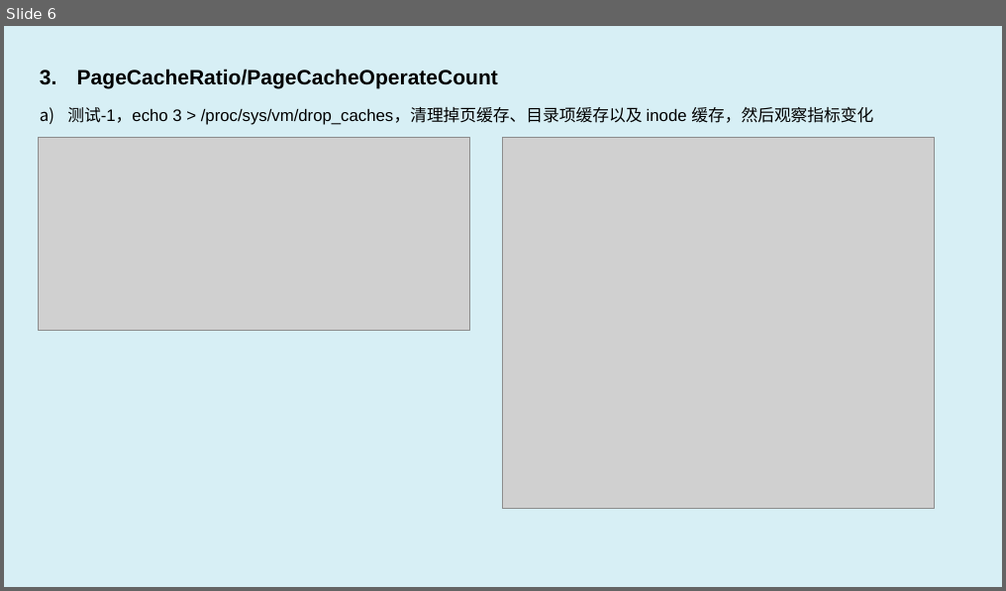
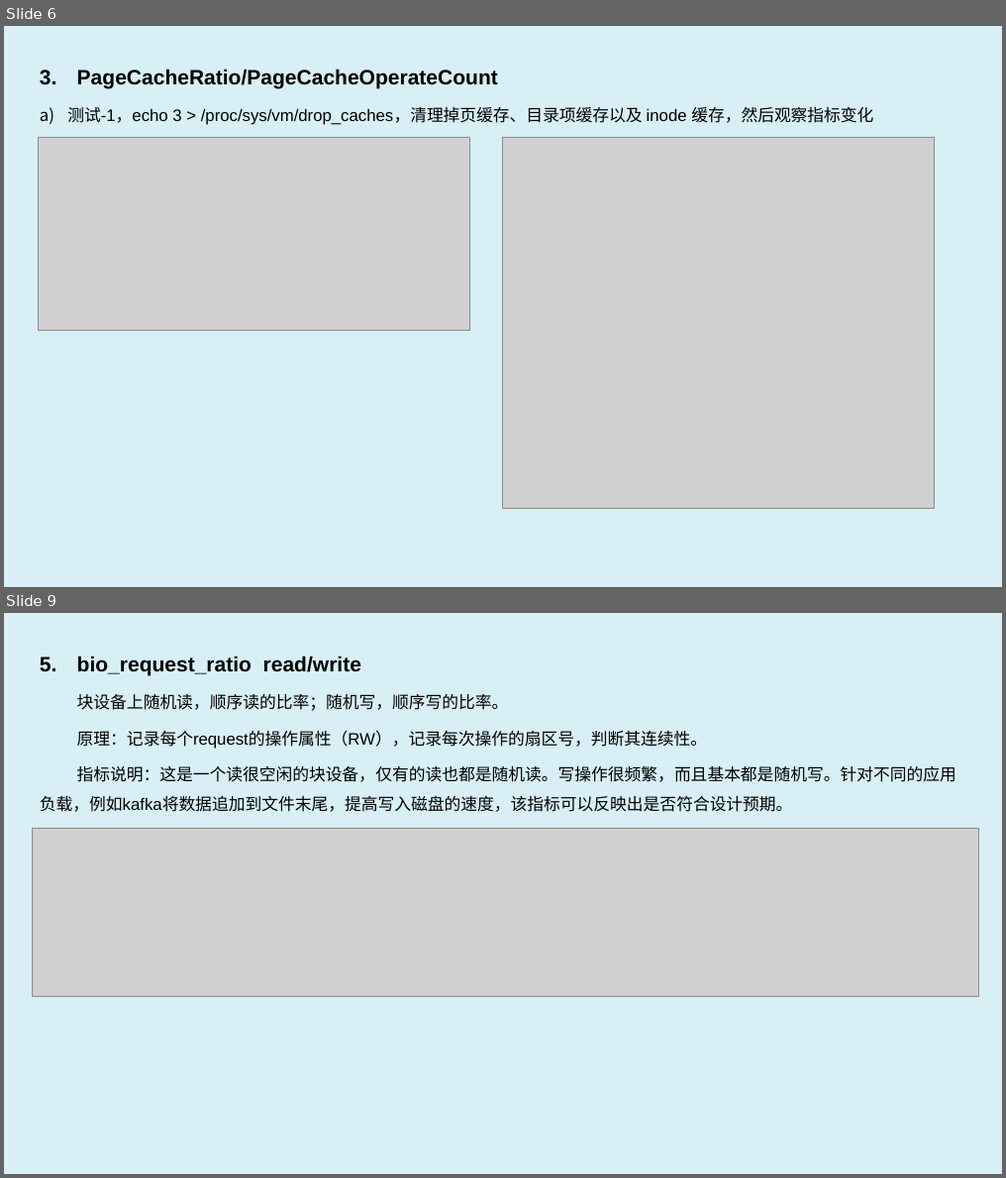
Before and after one commit to luxingwen/x-monitor, a slide deck: doc/x-monitor.eBPF Observe & Profiling.pptx. Shown one above the other, each under a label of ours: slide 6 before the commit, slides 6 and 9 after it; the slides between them are not shown. The pictures are 1006x591 and 1006x1178 pixels, drawn with LibreOffice and Linux fonts; fonts in the diff are those of the drawing; grey boxes stand for pictures. Boxes give left, top, right and bottom in pixels: in the first picture for what was removed or moved away, otherwise in the second. Text is boxed around its words. In the diff, an @@ line names an element or a change of style, - is before the commit and + after.

```diff
--- a/doc/x-monitor.eBPF Observe & Profiling.pptx
+++ b/doc/x-monitor.eBPF Observe & Profiling.pptx
@@ slide 9 added at bbox=[4, 613, 1002, 1174], background #D7EFF5 @@
@@ text added at bbox=[40, 656, 956, 812], 16 pt, text #000000 @@
+5. bio_request_ratio read/write
+块设备上随机读，顺序读的比率；随机写，顺序写的比率。
+原理：记录每个request的操作属性（RW），记录每次操作的扇区号，判断其连续性。
+指标说明：这是一个读很空闲的块设备，仅有的读也都是随机读。写操作很频繁，而且基本都是随机写。针对不同的应用负载，例如kafka将数据追加到文件末尾，提高写入磁盘的速度，该指标可以反映出是否符合设计预期。
@@ picture added at bbox=[33, 829, 979, 997] @@
```
Also in this commit, not shown: 3 slides changed, 3 other slides added, 1 slide removed, 12 other files.
